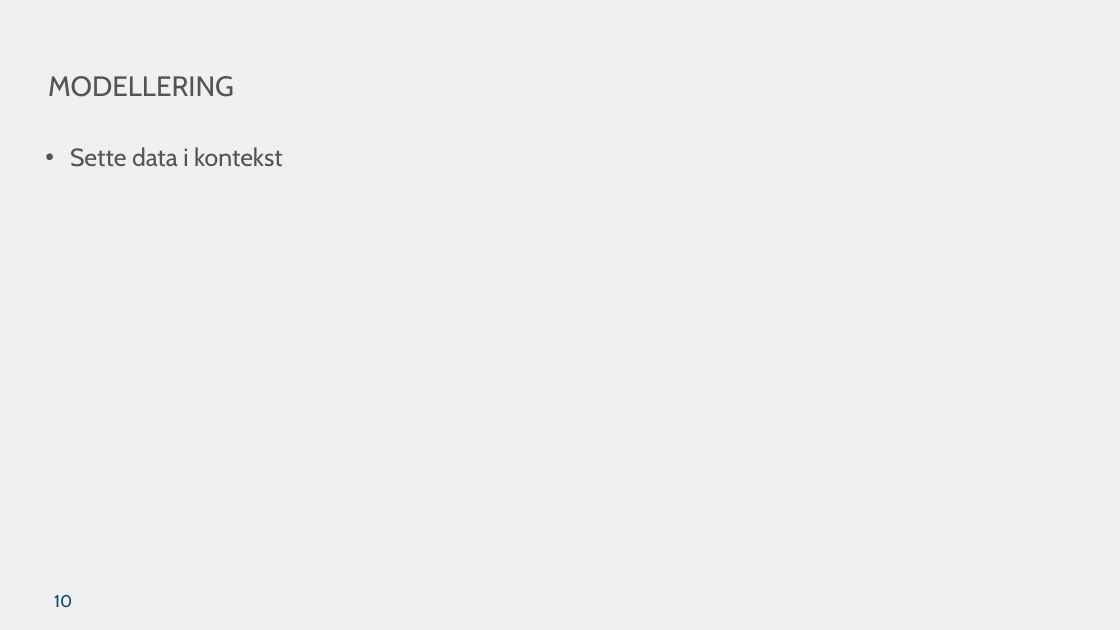
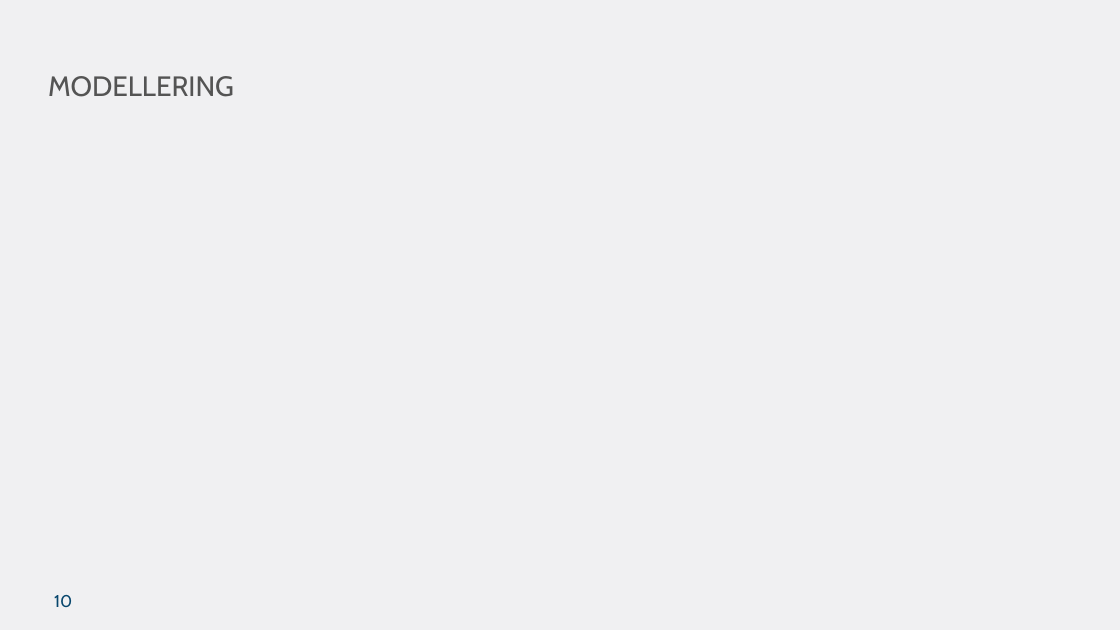
Before and after one commit to ttessem/SemWebKurs, a slide deck: slide 10 of SemWebKursUiB.pptx. Drawn at 1120x630 pixels with LibreOffice and Linux fonts; fonts in the diff are those of the drawing; background and template pictures are left out. Boxes give left, top, right and bottom in pixels: in the first picture for what was removed or moved away, otherwise in the second. Text is boxed around its words. In the diff, an @@ line names an element or a change of style, - is before the commit and + after.

```diff
--- a/SemWebKursUiB.pptx
+++ b/SemWebKursUiB.pptx
@@ text removed at <box>70,147,283,167</box> @@
-• Sette data i kontekst
```
Also in this commit, not shown: 4 other slides changed, 1 other file.
